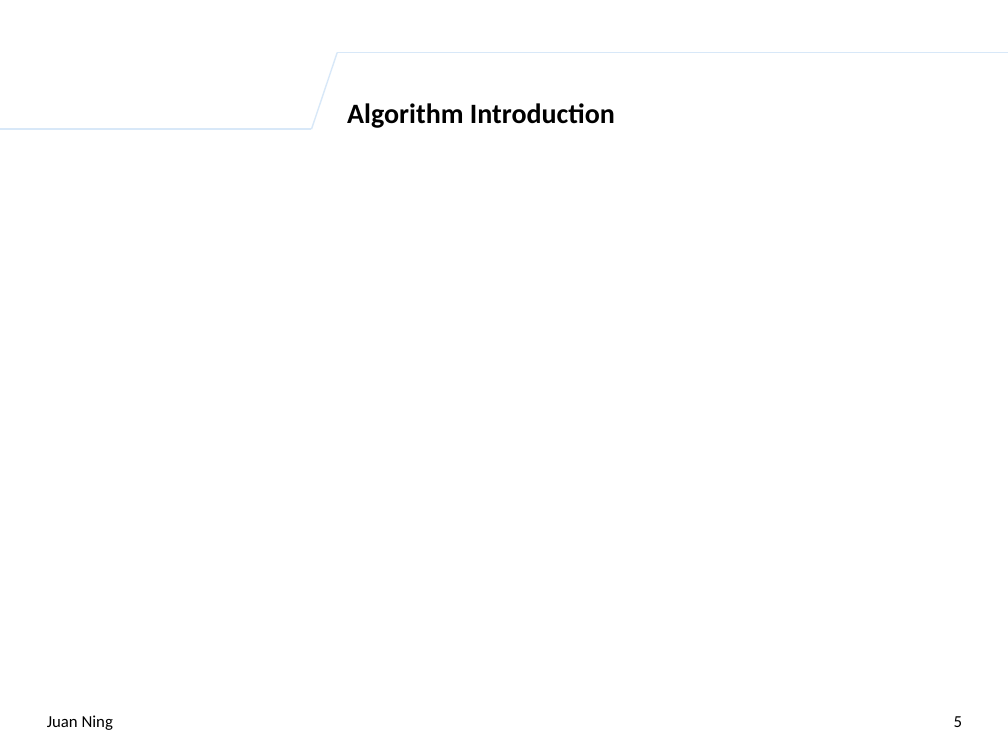
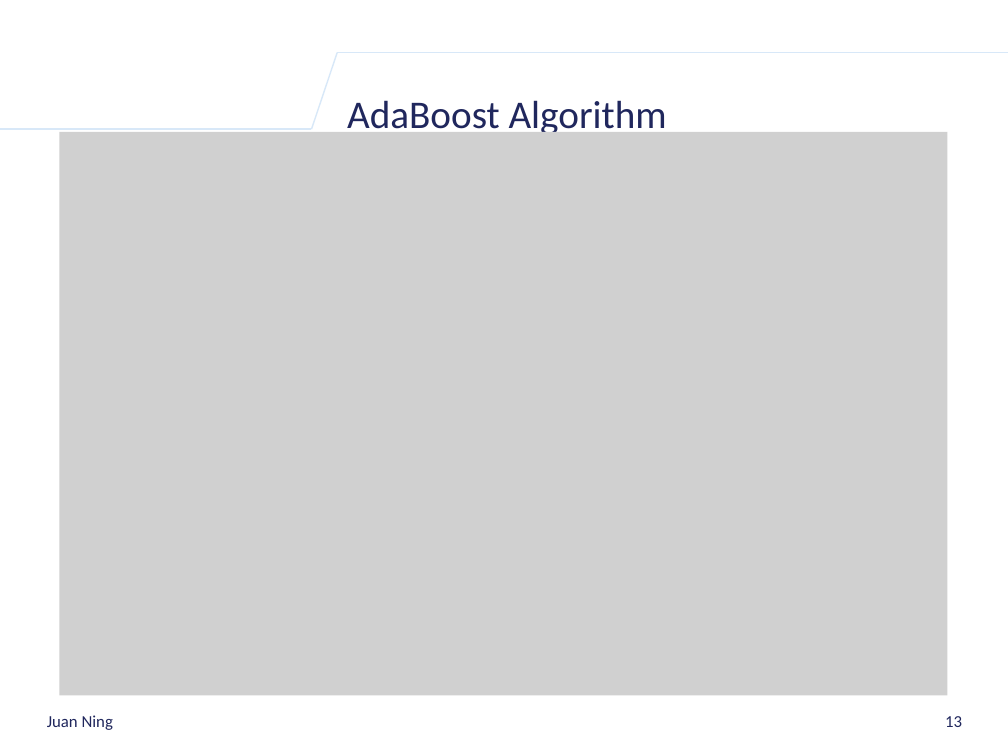
Before and after one commit to k-ning/SHARING, a slide deck: slide 13 of AdaBoost_Algorithm_Presentation.pptx (slide 5 before the commit). Drawn at 1008x756 pixels with LibreOffice and Linux fonts; fonts in the diff are those of the drawing; grey boxes stand for pictures; background and template pictures are left out. Boxes give left, top, right and bottom in pixels: in the first picture for what was removed or moved away, otherwise in the second. Text is boxed around its words. In the diff, an @@ line names an element or a change of style, - is before the commit and + after.

```diff
--- a/AdaBoost_Algorithm_Presentation.pptx
+++ b/AdaBoost_Algorithm_Presentation.pptx
@@ title at box(347, 100, 667, 138): text changed; size 20 to 28 pt; text colour #000000 to #20275D; bold off @@
-Algorithm Introduction
+AdaBoost Algorithm
@@ picture added at box(59, 132, 948, 696) @@
@@ text "Juan Ning" at box(47, 715, 113, 730): text colour #000000 to #20275D @@
@@ page number at box(945, 716, 962, 727): text changed; text colour #000000 to #20275D @@
-5
+13
```
Also in this commit, not shown: 7 other slides changed, 8 slides added, 1 slide removed.
